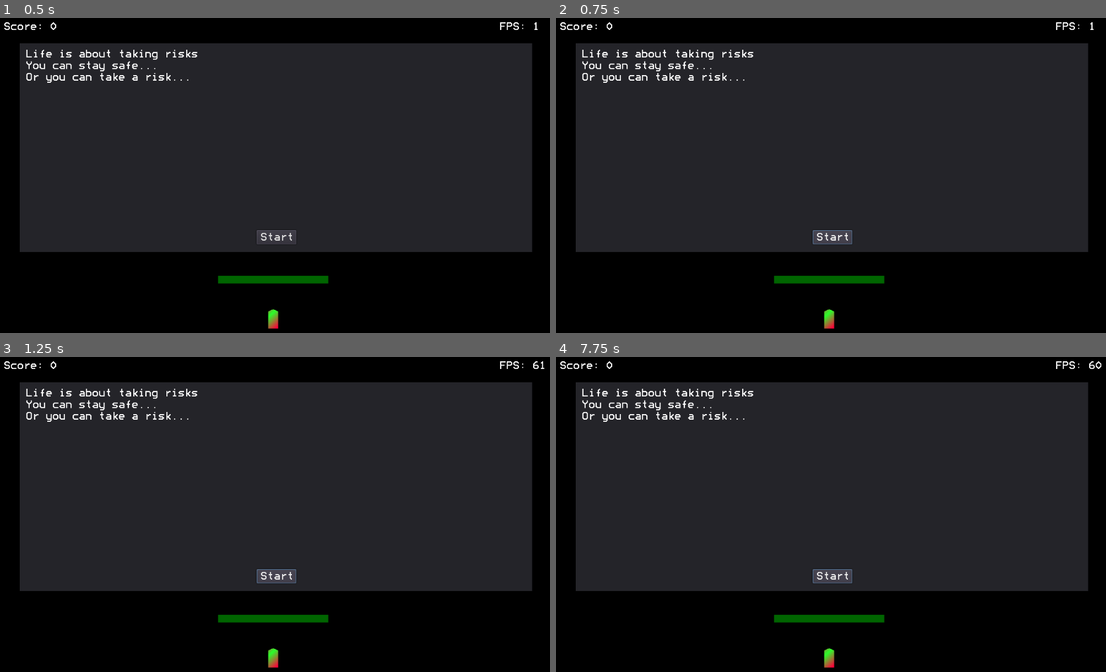
Above: before the commit, frames 1-4 (two rows, left to right).
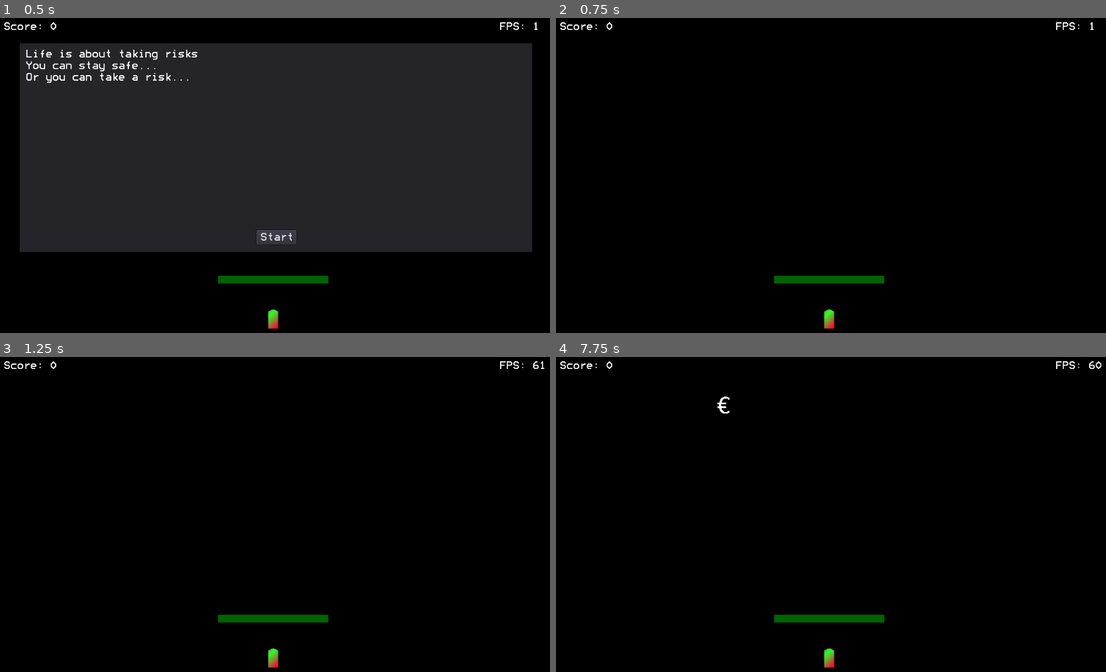
Above: after the commit, the same moments.

Repository: imekon/safety
Game: Godot game, scene res://scenes/Main.tscn
The game is run twice, just before and just after one commit, with the same random seed, the same clock (stepped at 60 frames per second) and the same inputs.
Inputs (mouse positions are in pixels of both pictures, inside the frame that each line leads up to):
- Up to frame 1 (0.5 s): no input
- Up to frame 2 (0.75 s): click "Start" at 0.5 s
- Up to frame 3 (1.25 s): no input
- Up to frame 4 (7.75 s): click (831, 577) at 1.25 s, where only the run before the commit has a clickable "Start"; click (831, 577) at 2 s, where only the run before the commit has a clickable "Start"; tap Enter at 2.75, 4.25, 5.75 s; tap Space at 3.5, 5, 6.5 s

Frame 1 is identical in both runs. In frame 2, 62% of the frame differs, in the area x 3-97%, y 8-75%; in frame 3, 62%; in frame 4, 62%.

Commit message:
getting things going
added loads of shapes

Diff:
--- /dev/null
+++ b/scenes/FallingEuro.gd
@@ -0,0 +1 @@
+extends "res://scripts/FallingShape.gd"
--- /dev/null
+++ b/scenes/FallingEuro.tscn
@@ -0,0 +1,17 @@
+[gd_scene load_steps=4 format=2]
+
+[ext_resource path="res://scenes/FallingShape.tscn" type="PackedScene" id=1]
+[ext_resource path="res://scenes/FallingEuro.gd" type="Script" id=2]
+[ext_resource path="res://images/euro.png" type="Texture" id=3]
+
+[node name="FallingEuro" instance=ExtResource( 1 )]
+
+script = ExtResource( 2 )
+
+[node name="Sprite" parent="." index="0"]
+
+texture = ExtResource( 3 )
+
+[node name="CollisionPolygon2D" parent="." index="1"]
+
+polygon = PoolVector2Array( 0, -16, 10, -12, 10, -8, 4, -2, 4, 4, 10, 10, 10, 14, 0, 16, -8, 14, -14, 6, -14, -4, -8, -10 )
--- /dev/null
+++ b/scenes/FallingShape.tscn
@@ -0,0 +1,34 @@
+[gd_scene load_steps=2 format=2]
+
+[ext_resource path="res://scripts/FallingShape.gd" type="Script" id=1]
+
+[node name="FallingShape" type="RigidBody2D" index="0" groups=[
+"falling",
+]]
+
+input_pickable = false
+collision_layer = 1
+collision_mask = 1
+mode = 0
+mass = 1.0
+friction = 1.0
+bounce = 0.0
+gravity_scale = 1.0
+custom_integrator = false
+continuous_cd = 0
+contacts_reported = 0
+contact_monitor = false
+sleeping = false
+can_sleep = true
+linear_velocity = Vector2( 0, 0 )
+linear_damp = -1.0
+angular_velocity = 0.0
+angular_damp = -1.0
+script = ExtResource( 1 )
+
+[node name="Sprite" type="Sprite" parent="." index="0"]
+
+[node name="CollisionPolygon2D" type="CollisionPolygon2D" parent="." index="1"]
+
+build_mode = 0
+polygon = PoolVector2Array(  )
--- a/scenes/Main.tscn
+++ b/scenes/Main.tscn
@@ -37,7 +37,7 @@
 font_data = ExtResource( 3 )
 _sections_unfolded = [ "Font", "Settings" ]
 
-[node name="Main" type="Node2D" index="0"]
+[node name="Main" type="Node2D"]
 
 script = ExtResource( 1 )
 
@@ -172,4 +172,13 @@
 align = 1
 _sections_unfolded = [ "custom_fonts" ]
 
+[node name="Timer" type="Timer" parent="." index="5"]
+
+process_mode = 1
+wait_time = 7.0
+one_shot = false
+autostart = false
+
 [connection signal="pressed" from="IntroductionPanel/StartButton" to="." method="on_start_pressed"]
+
+[connection signal="timeout" from="Timer" to="." method="on_timer_timeout"]
--- /dev/null
+++ b/scripts/FallingShape.gd
@@ -0,0 +1,4 @@
+extends RigidBody2D
+
+func _ready():
+	pass
--- a/scripts/Main.gd
+++ b/scripts/Main.gd
@@ -4,7 +4,11 @@
 
 onready var scoreLabel = $ScoreLabel
 onready var fpsLabel = $FPSLabel
+onready var introPanel = $IntroductionPanel
 onready var introText = $IntroductionPanel/RichTextLabel
+onready var timer = $Timer
+
+onready var fallingEuro = load("res://scenes/FallingEuro.tscn")
 
 func _ready():
 	introText.add_text("Life is about taking risks\n")
@@ -17,4 +21,10 @@
 	fpsLabel.text = "FPS: " + str(fps)
 
 func on_start_pressed():
-	pass # replace with function body
+	introPanel.hide()
+	timer.start()
+
+func on_timer_timeout():
+	var euro = fallingEuro.instance()
+	euro.position = Vector2(320, 100)
+	add_child(euro)
Binary file added: images/dollar.png
Binary file added: images/euro.png
Binary file added: images/exorcism.png
Binary file added: images/female.png
Binary file added: images/home.png
Binary file added: images/male.png
Binary file added: images/music.png
Binary file added: images/office.png
Binary file added: images/pound.png
Binary file added: images/religious.png
Binary file added: images/trans.png
